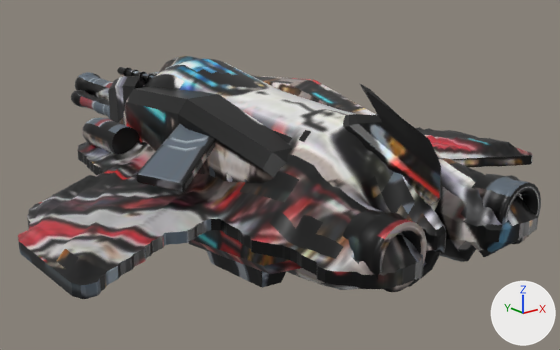
The glTF model public/assets/ships/models/v1/gatlingElite.glb, before and after one commit.
Camera for both pictures: a camera (50 mm lens) standing at (-179.0, -264.0, 91.0) and looking at (17.0, -19.0, -7.0). The axes (+X, +Y, +Z) are drawn at lower right. The lights are the same throughout. The older version comes first. Vertices at exactly the same position are counted once.

In view in the first picture: 'gatlingElite'.
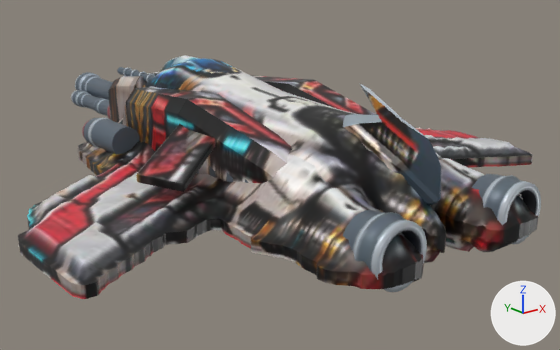
Changed parts and their boxes [x1, y1, x2, y2] in the pictures (560 x 350 px; the box of a moved part takes in the faces that stretch with it):
part 1 of me_hull, moved or reshaped (not visible afterwards): before [207, 251, 287, 288]
part 2 of me_hull, moved or reshaped (mostly hidden): before [124, 102, 495, 290]; after [124, 102, 490, 263]
part 3 of me_hull, surface changed: [18, 55, 541, 299] in both

What the commit changed:
me_hull is used by ob_gatlingelite; location (0.0, 0.0, 0.0).
me_hull had 11332 vertices, 23152 faces and spanned x -104.0..103.0, y -131.0..130.0, z -34.0..44.0.
me_hull now has 11308 vertices, 23096 faces and spans x -104.0..103.0, y -131.0..130.0, z -14.0..44.0.
me_hull part 1: the loose piece of 118 vertices spanning x -30.0..-16.0, y -68.0..-24.0, z -31.0..-18.0 is scaled about its middle by (0.998, 0.999, 0.271), then moved by (0.0, 0.0, 13.0).
me_hull part 2: 1076 vertices moved from x -33.0..33.0, y -123.0..63.0, z -31.0..-7.0 to x -33.0..33.0, y -123.0..63.0, z -12.0..-7.0; 163 vertices removed from x -35.0..35.0, y -105.0..48.0, z -34.0..-6.0; 139 vertices added at x -35.0..35.0, y -105.0..48.0, z -14.0..-6.0.
me_hull part 3: 20963 kept faces spanning x -104.0..103.0, y -131.0..130.0, z -12.0..44.0 get new texture (UV) coordinates.
Other edits to the shape of me_hull do not show in these pictures.
